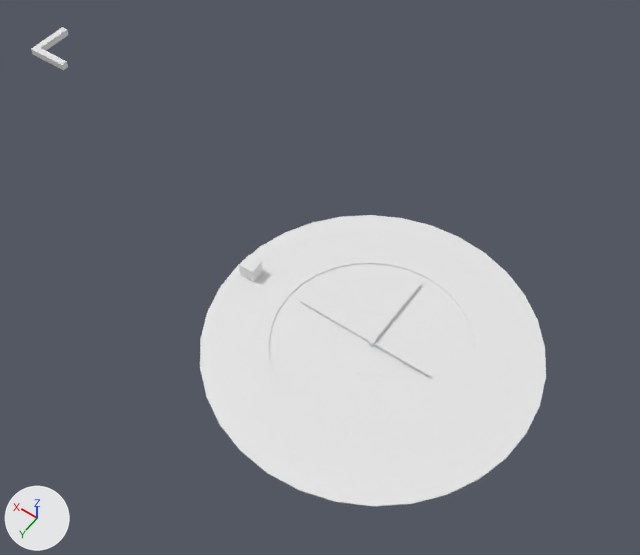
The Blender file Art/LoganB/FinalStageV1.blend: old version first, new version second.
Both versions are drawn from a camera (50 mm lens) standing at (-28.9, 50.9, 87.6) and looking at (7.9, -0.5, 6.7). Lighting does not change. The marker at lower left points along +X, +Y and +Z.
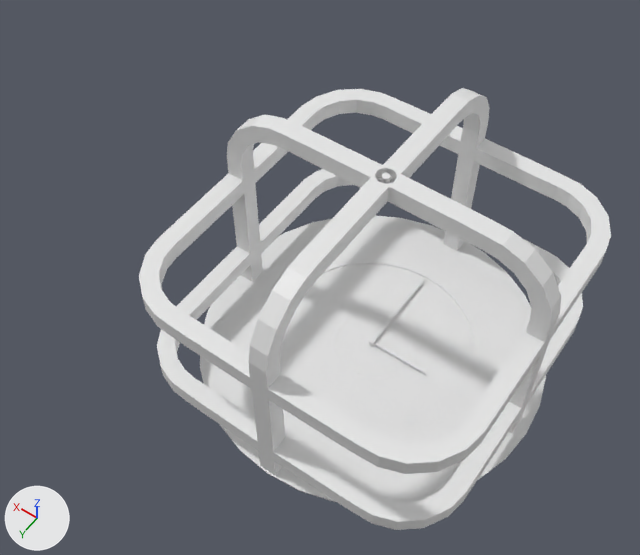
The change, as a diff of the scene's bpy script:
```diff
--- a/Art/LoganB/FinalStageV1.blend.py
+++ b/Art/LoganB/FinalStageV1.blend.py
@@ me_cube @@
 # used by ob_cube; location = (68.9, -12.9, 3.6); scale = (0.5, 0.5, 0.5)
-me_cube.from_pydata(...)  # 40 vertices, 38 faces; spans x -12.0..1.0, y -12.0..1.0, z -1.0..1.0
+me_cube.from_pydata(...)  # 8 vertices, 6 faces; spans x -1.0..1.0, y -1.0..6.26, z -1.0..1.0
+# me_cube part 2
+# 36 vertices are removed from x -12.0..1.0, y -12.0..1.0, z -1.0..1.0
+# 38 faces are deleted
+# 4 vertices are added at (-1.0, 6.26, -1.0), (-1.0, 6.26, 1.0), (1.0, 6.26, -1.0), (1.0, 6.26, 1.0)
+# 6 new faces join them
@@ me_cube_010 @@
-me_cube_010.from_pydata(...)  # 8 vertices, 6 faces; spans x -1.0..1.0, y -1.0..1.0, z -1.0..1.0
+me_cube_010.from_pydata(...)  # 156 vertices, 122 faces; spans x -18.02..1.0, y -1.0..1.0, z -1.0..26.85
+# me_cube_010 part 1: 114 vertices added at x -18.02..1.0, y -1.0..1.0, z 3.38..26.85
@@ ob_cube @@
 ob_cube = bpy.data.objects.new('Cube', me_cube)
-ob_cube.location = (68.9, -12.9, 3.6)
-ob_cube.scale = (0.5, 0.5, 0.5)
+ob_cube.location = (0.0, -0.9, 27.5)
+ob_cube.scale = (0.106, 0.106, 0.106)
@@ ob_cube_001 @@
-ob_cube_001 = bpy.data.objects.new('Cube.001', me_cube_004)
@@ ob_cube_015 @@
+ob_cube_015 = bpy.data.objects.new('Cube.015', me_cube_021)  # 72 vertices, 69 faces; spans x -17.0..1.0, y -1.0..1.0, z 7.8..26.8
+ob_cube_015.location = (-18.0, 6.8, 17.5)
+ob_cube_015.rotation_euler = (-1.571, 0.0, 3.142)  # degrees (-90, 0, 180)
@@ ob_cube_014 @@
+ob_cube_014 = bpy.data.objects.new('Cube.014', me_cube_021.copy())
+ob_cube_014.location = (-18.0, -6.8, 17.5)
+ob_cube_014.rotation_euler = (1.571, 0.0, 3.142)  # degrees (90, 0, 180)
@@ ob_cube_013 @@
+ob_cube_013 = bpy.data.objects.new('Cube.013', me_cube_021.copy())
+ob_cube_013.location = (18.0, -6.8, 17.5)
+ob_cube_013.rotation_euler = (1.571, 3.142, 3.142)  # degrees (90, 180, 180)
@@ ob_cube_012 @@
+ob_cube_012 = bpy.data.objects.new('Cube.012', me_cube_021.copy())
+ob_cube_012.location = (18.0, 6.8, 17.5)
+ob_cube_012.rotation_euler = (1.571, 0.0, 0.0)  # degrees (90, 0, 0)
@@ ob_cube_011 @@
+ob_cube_011 = bpy.data.objects.new('Cube.011', me_cube_021.copy())
+ob_cube_011.location = (-18.0, 6.8, 5.2)
+ob_cube_011.rotation_euler = (-1.571, 0.0, 3.142)  # degrees (-90, 0, 180)
@@ ob_cube_010 @@
+ob_cube_010 = bpy.data.objects.new('Cube.010', me_cube_021.copy())
+ob_cube_010.location = (-18.0, -6.8, 5.2)
+ob_cube_010.rotation_euler = (1.571, 0.0, 3.142)  # degrees (90, 0, 180)
@@ ob_cube_009 @@
+ob_cube_009 = bpy.data.objects.new('Cube.009', me_cube_021.copy())
+ob_cube_009.location = (18.0, -6.8, 5.2)
+ob_cube_009.rotation_euler = (1.571, 3.142, 3.142)  # degrees (90, 180, 180)
@@ ob_cube_008 @@
+ob_cube_008 = bpy.data.objects.new('Cube.008', me_cube_021.copy())
+ob_cube_008.location = (18.0, 6.8, 5.2)
+ob_cube_008.rotation_euler = (1.571, 0.0, 0.0)  # degrees (90, 0, 0)
@@ ob_cube_007 @@
+ob_cube_007 = bpy.data.objects.new('Cube.007', me_cube_013)  # 98 vertices, 91 faces; spans x -18.0..1.0, y -1.0..1.0, z -1.0..26.8
+ob_cube_007.location = (0.0, -19.0, 1.6)
+ob_cube_007.rotation_euler = (0.0, 0.0, -1.571)  # degrees (0, 0, -90)
@@ ob_cube_006 @@
+ob_cube_006 = bpy.data.objects.new('Cube.006', me_cube_012)  # 92 vertices, 88 faces; spans x -18.0..1.0, y -1.0..1.0, z -1.0..26.8
+ob_cube_006.location = (0.0, 19.0, 1.6)
+ob_cube_006.rotation_euler = (0.0, 0.0, 1.571)  # degrees (0, 0, 90)
@@ ob_cube_005 @@
+ob_cube_005 = bpy.data.objects.new('Cube.005', me_cube_011)  # 168 vertices, 130 faces; spans x -18.0..1.0, y -1.0..1.0, z -1.0..26.8
+ob_cube_005.location = (-18.0, 0.0, 1.6)
+ob_cube_005.rotation_euler = (0.0, 0.0, 3.142)  # degrees (0, 0, 180)
```

What differs and where, as boxes (x1, y1, x2, y2) in the pictures (640 x 555 px):
'Cube.014', added
    after: (268, 332, 545, 474)
'Cube.006', added
    after: (248, 178, 389, 476)
'Cube.005', added
    after: (383, 170, 561, 433)
'Cube.010', added
    after: (273, 402, 521, 530)
'Cube.013', added
    after: (139, 173, 251, 388)
'Cube.004', reshaped (560% wider, 500% taller)
    before: (239, 255, 263, 282)
    after: (227, 115, 391, 282)
'Cube.015', added
    after: (474, 139, 611, 338)
'Cube.007', added
    after: (383, 88, 490, 251)
'Cube.009', added
    after: (157, 247, 259, 451)
'Cube.012', added
    after: (253, 89, 463, 183)
'Cube.008', added
    after: (259, 169, 354, 254)
'Cube.011', added
    after: (522, 238, 583, 403)
'Cube', reshaped, moved, rescaled (not visible afterwards)
    before: (31, 27, 69, 70)
'Cube.001', deleted
    before: (300, 300, 369, 342)
part 1 of me_cube_010, added
    after: (227, 115, 391, 272)
